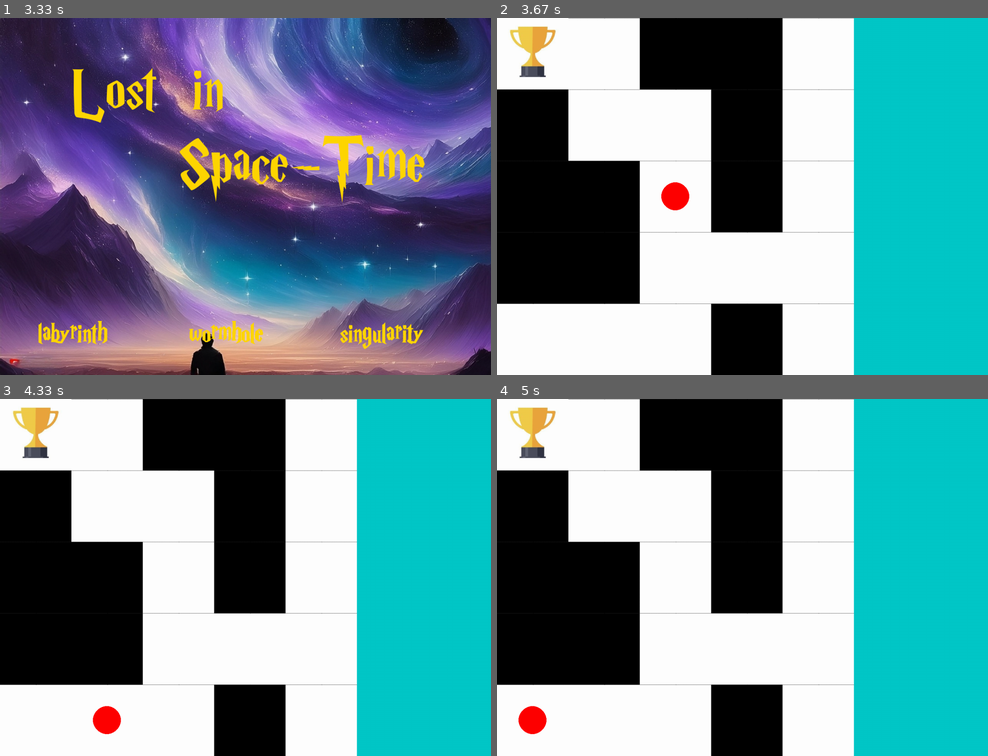
Above: before the commit, frames 1-4 (two rows, left to right).
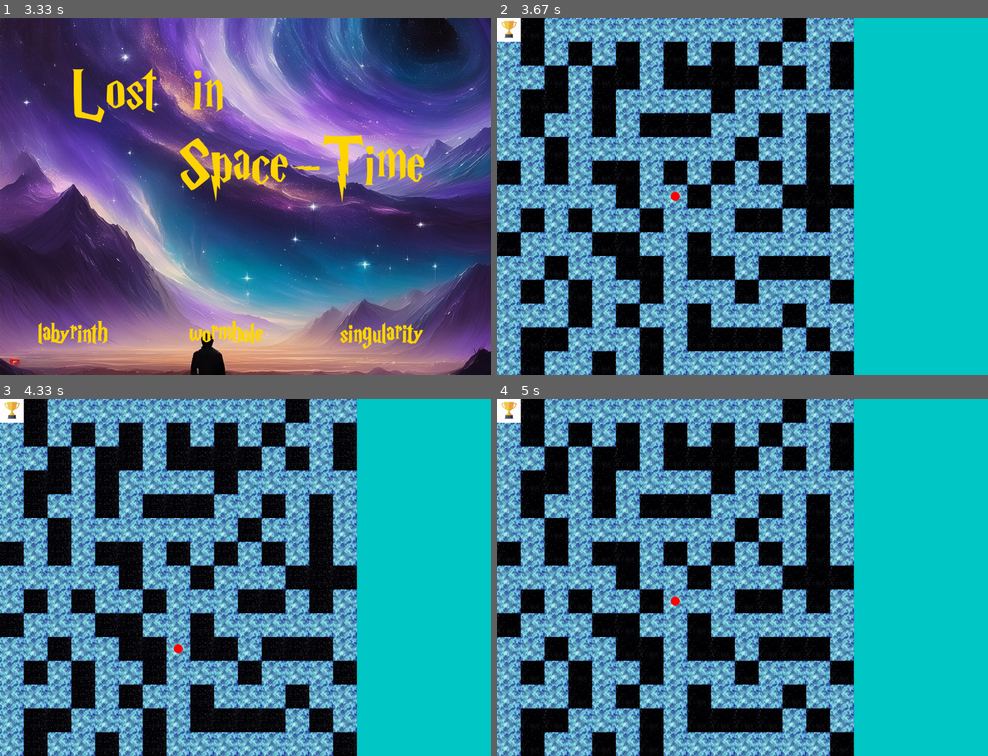
Above: after the commit, the same moments.

Repository: alain2op/maze-pygame
Game: pygame game, started from main.py
Same seed, same stepped clock (60 frames per second), same inputs: the game is played once before the commit and once after it.
Inputs (mouse positions are in pixels of both pictures, inside the frame that each line leads up to):
- Up to frame 1 (3.33 s): move the mouse to (294, 275) at 1.97 s; click (294, 275) at 2.32 s
- Up to frame 2 (3.67 s): click "labyrinth" at 3.42 s
- Up to frame 3 (4.33 s): hold Down 3.7-4.17 s; move the mouse to (319, 452) at 3.73 s; hold Left from 4.2 s (still down)
- Up to frame 4 (5 s): release Left at 4.6 s; hold Up from 4.63 s (still down)

Frame 1 is identical in both runs. In frame 2, 62% of the frame differs, in the area x 0-73%, y 0-100%; in frame 3, 62%; in frame 4, 62%.

Commit message:
a bit of ui improved with teleportation added but need to make a lot of graphical improvements

Diff:
--- /dev/null
+++ b/game.py
@@ -0,0 +1,29 @@
+import pygame
+import random
+import maze
+import numpy as np
+import player_file
+import windows
+import time
+import sys
+WIDTH=1300
+HEIGHT=945
+pygame.init()
+WINDOW=pygame.display.set_mode((WIDTH,HEIGHT))
+
+# window = pygame.display.set_mode((window_width, window_height))
+pygame.display.set_caption("Lost in Space-Time")
+running=True
+input=1
+window=WINDOW
+while running:
+    if input==1:
+        window,level=windows.start(window)
+        input=2
+    if input==2:
+        level,window,result=windows.game(level,window)
+        window,input=windows.end(window,level,result)
+    if input==3:
+        running=False
+pygame.quit()
+sys.exit()
--- a/maze.py
+++ b/maze.py
@@ -241,7 +241,7 @@
     path=np.copy(maze)
     for i in range(ITERATIONS):
         zeros=np.where(maze==0)
-        freq = 10
+        freq = 30
         poss_moves = [1, 3] + [i for i in range(6) if (i!=1 and i!=3) for _ in range(freq)]
         rand_zero=random.randint(0,zeros[0].size-1)
         tile=np.array([zeros[0][rand_zero],zeros[1][rand_zero],zeros[2][rand_zero]])
--- a/windows.py
+++ b/windows.py
@@ -112,7 +112,7 @@
 def game(level,window):
     result=0
     if level==1:
-        size=5
+        size=15
         floors=1
     elif level==2:
         size=9
@@ -128,10 +128,48 @@
     pressed_keys = {}
     last_movement_time = pygame.time.get_ticks()
     game_running=True
-
+    tile_tracker=[]
+    teleport_times=[]
+    teleport_pushback_times=[]
+    for i in range(20):
+        teleport_times.append(random.randint(50000,70000))
+        teleport_pushback_times.append(random.randint(15000,25000))
+    teleport_index=0
+    last_tracker_time=pygame.time.get_ticks()
+    last_teleport_time=pygame.time.get_ticks()
+
+    white_blue_images=[]
+    white_images=[]
+    blue_images=[]
+    space_images=[]
+    for index in range(12):
+        white_blue_images.append(pygame.image.load("white_blue/white_blue_"+str(index+1)+".jpg"))
+        white_images.append(pygame.image.load("white/white_"+str(index+1)+".jpg"))
+        blue_images.append(pygame.image.load("blue/blue_"+str(index+1)+".jpg"))
+        space_images.append(pygame.image.load("space/space_"+str(index+1)+".jpg"))
+    tile_image=pygame.image.load("tile.jpg")
+
+    timer=420
+    energy=100000
+    i=0
+    spiral_frame_index=0
+    space_frame_index=0
     while game_running:
 
         current_time = pygame.time.get_ticks()
+        if current_time-last_tracker_time>=1000:
+            tile_tracker.append(player1.tile)
+            last_tracker_time=current_time
+            timer-=1
+
+        if current_time-last_teleport_time>=teleport_times[teleport_index%20]:
+            for dim in range(3):
+                time_to_teleport=len(tile_tracker)-1-teleport_pushback_times[teleport_index%20]//1000
+                player1.tile[dim]=tile_tracker[time_to_teleport][dim]
+                last_teleport_time=current_time
+            player1.floor=int(player1.tile[0])
+            teleport_index+=1
+
         time_since_last_movement = current_time - last_movement_time
         for event in pygame.event.get():
             if event.type == pygame.QUIT:
@@ -174,30 +212,33 @@
         elif pygame.K_d in pressed_keys:
             orientation = 4
         player_file.rotate(player1, orientation)
-
         window.fill((0,200,200))
         for y in range(generated_maze.shape[1]):
             for x in range(generated_maze.shape[2]):
                 if generated_maze[player1.floor,y,x]==0 and player1.floor>0 and player1.floor<floors-1 and generated_maze[player1.floor-1,y,x]==0 and generated_maze[player1.floor+1,y,x]==0 :
-                    img=pygame.image.load("up_down.jpg")
+                    img=white_blue_images[spiral_frame_index]
                 elif generated_maze[player1.floor,y,x]==0 and player1.floor>0 and generated_maze[player1.floor-1,y,x]==0:
-                    img=pygame.image.load("down.jpg")
+                    img=white_images[spiral_frame_index]
                 elif generated_maze[player1.floor,y,x]==0 and player1.floor<floors-1 and generated_maze[player1.floor+1,y,x]==0:
-                    img=pygame.image.load("up.jpg")
+                    img=blue_images[spiral_frame_index]
                 elif generated_maze[player1.floor,y,x]==0:
-                    img=pygame.image.load("white.jpg")
+                    img=tile_image
                 elif generated_maze[player1.floor,y,x]==1:
-                    img=pygame.image.load("black.jpg")
+                    img=space_images[space_frame_index%12]
                 window.blit(pygame.transform.scale(img, (tile_size, tile_size)), (x * tile_size, y * tile_size))
         if (player1.floor==end_point[0]):
             trophy=pygame.image.load("trophy.jpeg")
             window.blit(pygame.transform.scale(trophy, (tile_size, tile_size)), (end_point[2] * tile_size, end_point[1]* tile_size))
+        spiral_frame_index=(spiral_frame_index+1)%12
+        if(i%7==0):
+            space_frame_index+=1
         z,y,x = player1.tile[0], player1.tile[1],player1.tile[2]
         image = player1.images[player1.orientation - 1]
         RED = (255, 0, 0)
         pygame.draw.circle(window, RED + (128,), ((x+0.5)*tile_size,(y+0.5)*tile_size), tile_size*2//10)
         pygame.display.flip()
         pygame.time.Clock().tick(60)
+        i+=1
     pygame.quit()
     sys.exit()
 
Binary file removed: black.jpg
Binary file added: blue/blue_1.jpg
Binary file added: blue/blue_10.jpg
Binary file added: blue/blue_11.jpg
Binary file added: blue/blue_12.jpg
Binary file added: blue/blue_2.jpg
Binary file added: blue/blue_3.jpg
Binary file added: blue/blue_4.jpg
Binary file added: blue/blue_5.jpg
Binary file added: blue/blue_6.jpg
Binary file added: blue/blue_7.jpg
Binary file added: blue/blue_8.jpg
(and 42 more such lines)
